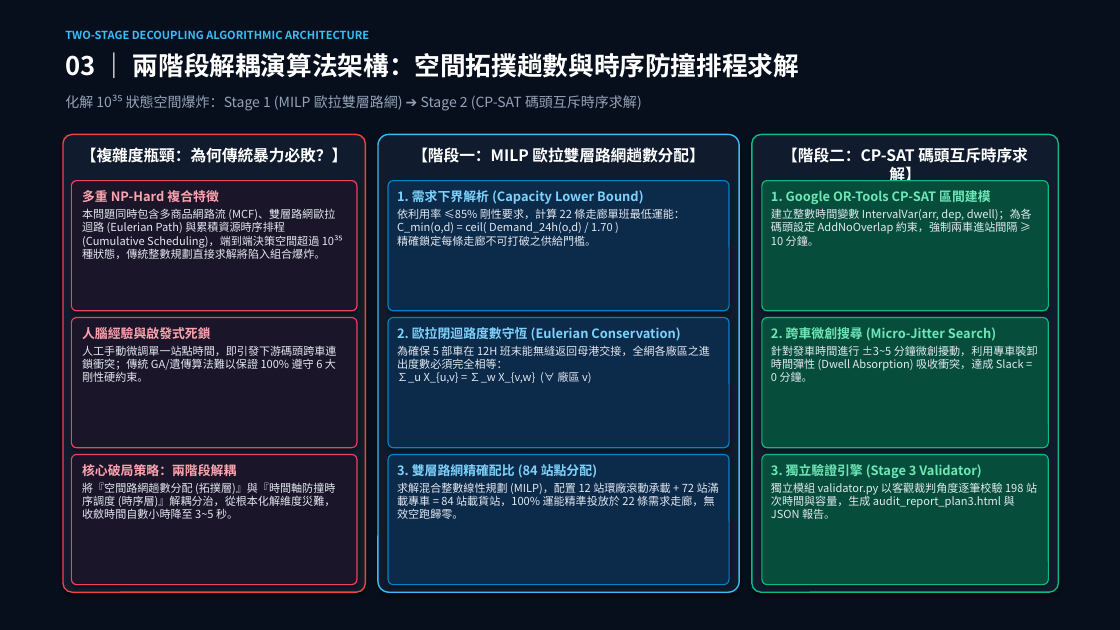
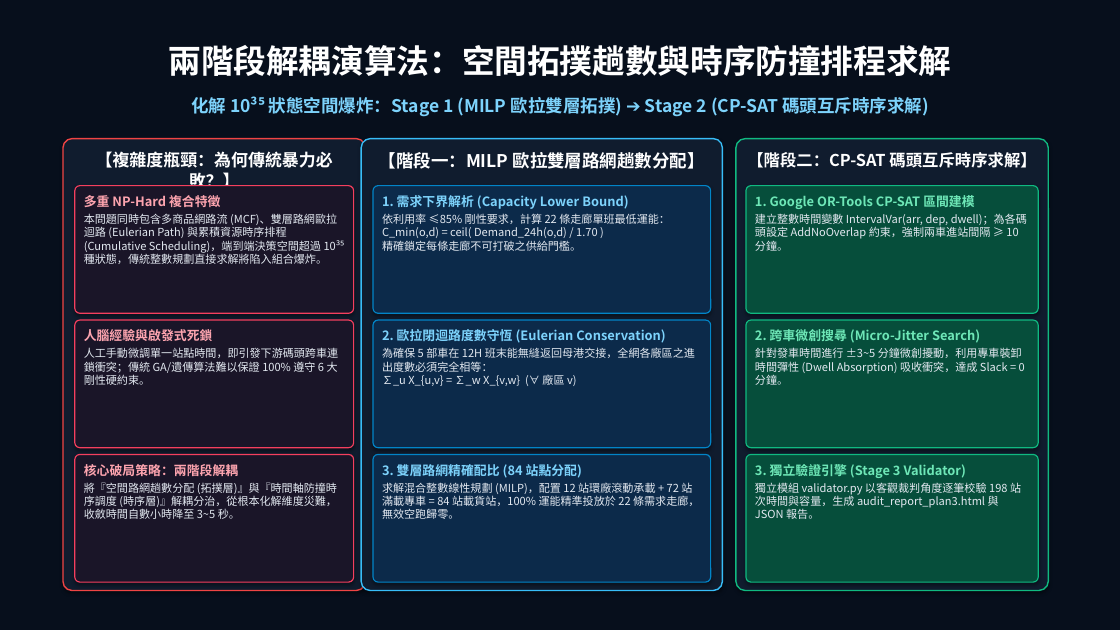
Before and after one commit to megkenhuang-ctrl/logistics-hub, a slide deck: slide 3 of 半導體廠區物流排程優化_高階主管報告與演算法規格.pptx. Drawn at 1120x630 pixels with LibreOffice and Linux fonts; fonts in the diff are those of the drawing; background and template pictures are left out; a plain dark background stands for a picture behind light text. Boxes give left, top, right and bottom in pixels: in the first picture for what was removed or moved away, otherwise in the second. Text is boxed around its words. In the diff, an @@ line names an element or a change of style, - is before the commit and + after.

Commit message:
feat(presentation): 完善全圖表可編輯 5 頁簡報 (1:1 對齊參考風格、系統規格與性能算法手冊)
- 嚴格傳承「現況診斷與運籌痛點分析_可編輯簡報.pptx」視覺風格 (深海藍黑背景、柱狀圖、迴圈拓撲、時間軸尖峰、環形儀表板)
- Slide 1: 跨廠物流營運現況診斷與痛點分析 (人腦瓶頸、18條過載柱狀圖、運輸僵化、多車衝突時間軸、48.4分儀表板)
- Slide 2: 半導體廠區物流系統規格與數學約束模型 (7廠區網絡、雙層路網、6大剛性硬約束、2大軟約束、雙目標)
- Slide 3: 兩階段解耦演算法架構 (NP-Hard瓶頸 ➔ MILP 歐拉趟數拓撲 ➔ CP-SAT 碼頭互斥時序求解)
- Slide 4: 方案三落地成果與全景對比 (61.1分 vs 97.6分 vs 100分儀表板、4大KPI卡片、專屬停車區不佔泊位與外包廠禁休)
- Slide 5: AI 工具鏈端到端解題方法論 (選型、建模、代碼、自我反思、動態Excel重算管線與三維度審查護欄)

```diff
--- a/半導體廠區物流排程優化_高階主管報告與演算法規格.pptx
+++ b/半導體廠區物流排程優化_高階主管報告與演算法規格.pptx
@@ text removed at (65,30,369,39) @@
-TWO-STAGE DECOUPLING ALGORITHMIC ARCHITECTURE
@@ text "兩階段解耦演算法：空間拓撲趟數與時序防撞排程求解" at (169,45,952,76): vertical alignment top to middle @@
@@ text at (169,45,952,76): text changed; size 22 to 28 pt @@
-03 ｜ 兩階段解耦演算法架構：空間拓撲趟數與時序防撞排程求解
+兩階段解耦演算法：空間拓撲趟數與時序防撞排程求解
@@ text "化解 10³⁵ 狀態空間爆炸：Stage 1 (MILP ..." at (191,97,929,117): vertical alignment top to middle @@
@@ text at (191,97,929,117): text changed; size 12 to 15 pt; text colour #94A3B8 to #7DD3FC; bold on @@
-化解 10³⁵ 狀態空間爆炸：Stage 1 (MILP 歐拉雙層路網) ➔ Stage 2 (CP-SAT 碼頭互斥時序求解)
+化解 10³⁵ 狀態空間爆炸：Stage 1 (MILP 歐拉雙層拓撲) ➔ Stage 2 (CP-SAT 碼頭互斥時序求解)
@@ rounded rectangle: place and size @@
-rounded rectangle at (63,134,365,592)
+rounded rectangle at (63,139,365,591)
@@ text "【複雜度瓶頸：為何傳統暴力必敗？】" at (96,151,333,186): size 13.5 to 14.5 pt @@
@@ rounded rectangle: place and size @@
-rounded rectangle at (378,134,739,592)
+rounded rectangle at (361,139,723,591)
@@ rounded rectangle at (361,139,723,591): proportions changed @@
@@ text "【階段一：MILP 歐拉雙層路網趟數分配】": place and size @@
-text "【階段一：MILP 歐拉雙層路網趟數分配】" at (412,147,704,163)
+text "【階段一：MILP 歐拉雙層路網趟數分配】" at (379,152,705,169)
@@ text "【階段一：MILP 歐拉雙層路網趟數分配】" at (379,152,705,169): size 13.5 to 15 pt @@
@@ rounded rectangle: place and size @@
-rounded rectangle at (752,134,1059,592)
+rounded rectangle at (736,139,1049,591)
@@ text "【階段二：CP-SAT 碼頭互斥時序求解】": place and size @@
-text "【階段二：CP-SAT 碼頭互斥時序求解】" at (782,147,1028,181)
+text "【階段二：CP-SAT 碼頭互斥時序求解】" at (747,152,1036,168)
@@ text "【階段二：CP-SAT 碼頭互斥時序求解】" at (747,152,1036,168): size 13.5 to 14 pt @@
@@ rounded rectangle: place and size @@
-rounded rectangle at (71,181,357,311)
+rounded rectangle at (75,186,354,313)
@@ text "多重 NP-Hard 複合特徵": place and size @@
-text "多重 NP-Hard 複合特徵" at (82,190,335,259)
+text "多重 NP-Hard 複合特徵" at (84,195,337,264)
@@ rounded rectangle: place and size @@
-rounded rectangle at (388,181,729,311)
+rounded rectangle at (373,186,711,313)
@@ text "1. 需求下界解析 (Capacity Lower Bound)": place and size @@
-text "1. 需求下界解析 (Capacity Lower Bound)" at (397,190,685,246)
+text "1. 需求下界解析 (Capacity Lower Bound)" at (382,195,670,251)
@@ rounded rectangle: place and size @@
-rounded rectangle at (762,181,1049,311)
+rounded rectangle at (746,186,1038,313)
@@ text "1. Google OR-Tools CP-SAT 區間建模" rewrapped from (771,190,1032,246) to (755,195,1027,251) @@
@@ rounded rectangle: place and size @@
-rounded rectangle at (71,318,357,448)
+rounded rectangle at (75,320,354,448)
@@ rounded rectangle: place and size @@
-rounded rectangle at (388,318,729,448)
+rounded rectangle at (373,320,711,448)
@@ text "2. 歐拉閉迴路度數守恆 (Eulerian Conservation)": place and size @@
-text "2. 歐拉閉迴路度數守恆 (Eulerian Conservation)" at (397,327,710,385)
+text "2. 歐拉閉迴路度數守恆 (Eulerian Conservation)" at (382,329,695,388)
@@ rounded rectangle: place and size @@
-rounded rectangle at (762,318,1049,448)
+rounded rectangle at (746,320,1038,448)
@@ text "2. 跨車微創搜尋 (Micro-Jitter Search)": place and size @@
-text "2. 跨車微創搜尋 (Micro-Jitter Search)" at (771,327,1038,382)
+text "2. 跨車微創搜尋 (Micro-Jitter Search)" at (755,329,1025,385)
@@ rounded rectangle: place and size @@
-rounded rectangle at (71,455,357,585)
+rounded rectangle at (75,455,354,582)
@@ rounded rectangle: place and size @@
-rounded rectangle at (388,455,729,585)
+rounded rectangle at (373,455,711,582)
@@ text "3. 雙層路網精確配比 (84 站點分配)" rewrapped from (397,464,719,519) to (382,464,699,519) @@
@@ rounded rectangle: place and size @@
-rounded rectangle at (762,455,1049,585)
+rounded rectangle at (746,455,1038,582)
@@ text "3. 獨立驗證引擎 (Stage 3 Validator)": place and size @@
-text "3. 獨立驗證引擎 (Stage 3 Validator)" at (771,464,1037,519)
+text "3. 獨立驗證引擎 (Stage 3 Validator)" at (755,464,1021,519)
```
Also in this commit, not shown: 3 other slides changed, 1 slide added, 1 other file.
